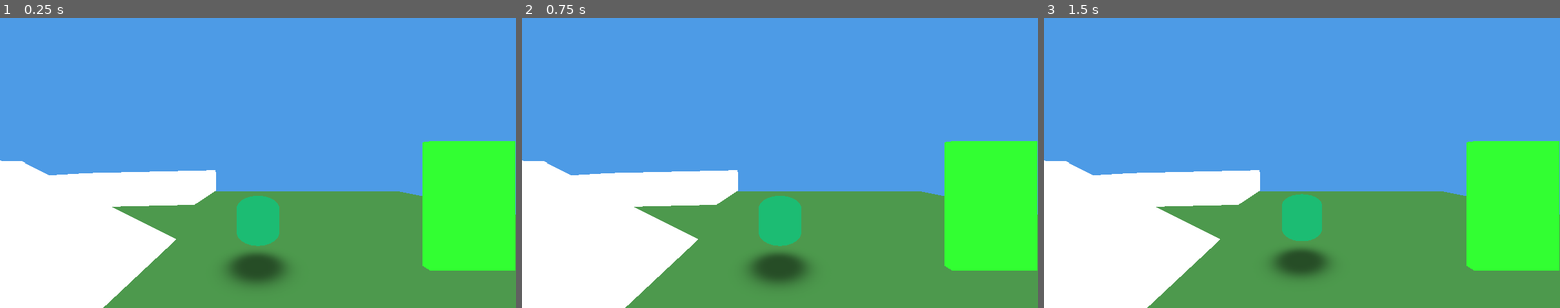
Above: before the commit, frames 1-3 (left to right).
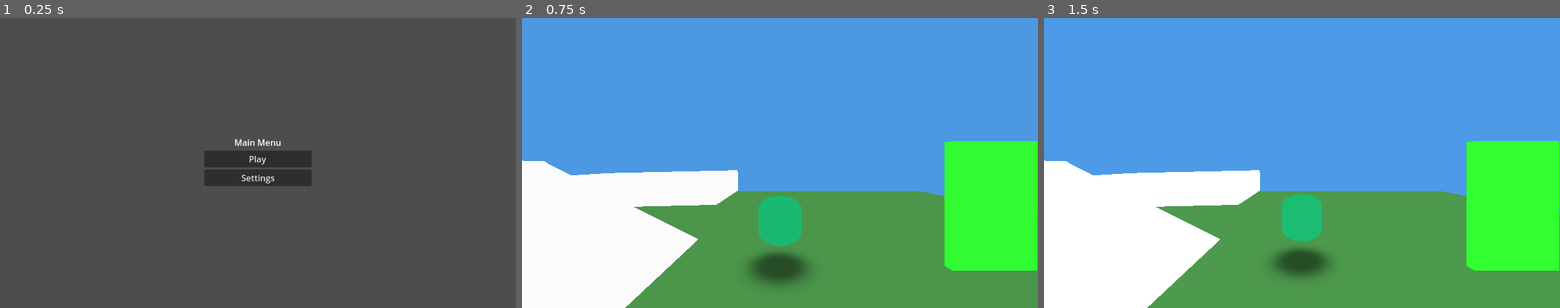
Above: after the commit, the same moments.

Repository: mcthaydt/cabaret-template
Game: Godot game, scene res://scenes/root.tscn
The game is run twice, just before and just after one commit, with the same random seed, the same clock (stepped at 60 frames per second) and the same inputs.
Inputs (mouse positions are in pixels of both pictures, inside the frame that each line leads up to):
- Up to frame 1 (0.25 s): no input
- Up to frame 2 (0.75 s): click (780, 160) at 0.5 s, where only the run after the commit has a clickable "Play"
- Up to frame 3 (1.5 s): tap Enter (ui_accept) at 1.25 s; move the mouse to (1327, 163) at 1.27 s; hold W (move_forward) from 1.28 s (still down); tap E (interact) at 1.35 s; click (1327, 163) at 1.42 s

The runs differ from the first frame. In frame 1, 100% of the frame differs, in the area x 0-100%, y 0-100%; in frame 2, less than 0.1%; in frame 3, nothing differs.

Commit message:
Ensured ECS for player detection rather than groups

Diff:
--- a/scenes/root.tscn
+++ b/scenes/root.tscn
@@ -31,7 +31,6 @@
 
 [node name="M_SceneManager" type="Node" parent="Managers"]
 script = ExtResource("8_scene_manager")
-initial_scene_id = &"exterior"
 
 [node name="ActiveSceneContainer" type="Node" parent="."]
 script = ExtResource("9_active_scene_container")
--- /dev/null
+++ b/scripts/ecs/components/c_player_tag_component.gd
@@ -0,0 +1,14 @@
+@icon("res://resources/editor_icons/component.svg")
+extends BaseECSComponent
+class_name C_PlayerTagComponent
+
+## C_PlayerTagComponent
+##
+## Lightweight tag component that marks an entity as a controllable player.
+## Used by systems and triggers (e.g., C_SceneTriggerComponent) to identify
+## the player entity via ECS rather than relying on scene groups.
+
+const COMPONENT_TYPE := StringName("C_PlayerTagComponent")
+
+func _init() -> void:
+	component_type = COMPONENT_TYPE
--- a/scripts/ecs/components/c_scene_trigger_component.gd
+++ b/scripts/ecs/components/c_scene_trigger_component.gd
@@ -20,6 +20,7 @@
 
 const U_GameplayActions := preload("res://scripts/state/actions/u_gameplay_actions.gd")
 const U_SceneRegistry := preload("res://scripts/scene_management/u_scene_registry.gd")
+const PLAYER_TAG_COMPONENT_TYPE := StringName("C_PlayerTagComponent")
 
 ## Trigger mode enum
 enum TriggerMode {
@@ -130,20 +131,16 @@
 
 ## Check if body belongs to player entity
 func _is_player(body: Node3D) -> bool:
-	# Check if body itself is in player group
-	if body.is_in_group("player"):
-		return true
-
-	# Check if body's parent is in player group (E_PlayerRoot owns Player_Body)
-	var parent := body.get_parent()
-	if parent != null and parent.is_in_group("player"):
-		return true
-
-	# Check scene owner (for instanced scenes)
-	var owner_node := body.owner
-	if owner_node != null and owner_node.is_in_group("player"):
-		return true
-	return false
+	# ECS-based detection only: resolve entity and verify it has the player tag component
+	var entity := ECS_UTILS.find_entity_root(body)
+	var mgr: M_ECSManager = get_manager()
+	if mgr == null:
+		mgr = ECS_UTILS.get_manager(self) as M_ECSManager
+	if entity == null or mgr == null:
+		return false
+
+	var comps: Dictionary = mgr.get_components_for_entity(entity)
+	return comps.has(PLAYER_TAG_COMPONENT_TYPE) and comps.get(PLAYER_TAG_COMPONENT_TYPE) != null
 
 ## Check if trigger can fire (not on cooldown)
 func _can_trigger() -> bool:
--- a/scripts/ui/main_menu.gd
+++ b/scripts/ui/main_menu.gd
@@ -28,7 +28,7 @@
 
 func _on_play_pressed() -> void:
 	if _scene_manager:
-		_scene_manager.transition_to_scene(StringName("gameplay_base"), "fade")
+		_scene_manager.transition_to_scene(StringName("exterior"), "fade")
 
 func _on_settings_pressed() -> void:
 	if _scene_manager:
--- a/templates/player_template.tscn
+++ b/templates/player_template.tscn
@@ -16,6 +16,7 @@
 [ext_resource type="Resource" uid="uid://dhkl8uuw4aeeh" path="res://resources/settings/align_default.tres" id="13_align"]
 [ext_resource type="Resource" uid="uid://bge6h6phsahy3" path="res://resources/settings/landing_indicator_default.tres" id="14_land"]
 [ext_resource type="Script" uid="uid://dt705fmg3a3jc" path="res://scripts/ecs/ecs_entity.gd" id="15_ecsentity"]
+[ext_resource type="Script" path="res://scripts/ecs/components/c_player_tag_component.gd" id="16_playertag"]
 
 [sub_resource type="CapsuleMesh" id="CapsuleMesh_6mvan"]
 
@@ -119,3 +120,6 @@
 character_body_path = NodePath("../../Player_Body")
 origin_marker_path = NodePath("../../Player_Body/HoverRays/Center")
 landing_marker_path = NodePath("../../Player_Body/Body_Mesh/GroundIndicator")
+
+[node name="C_PlayerTagComponent" type="Node" parent="Components"]
+script = ExtResource("16_playertag")
--- a/tests/integration/scene_manager/test_area_transitions.gd
+++ b/tests/integration/scene_manager/test_area_transitions.gd
@@ -13,6 +13,7 @@
 const M_STATE_STORE := preload("res://scripts/state/m_state_store.gd")
 const M_ECS_MANAGER := preload("res://scripts/managers/m_ecs_manager.gd")
 const C_SCENE_TRIGGER_COMPONENT := preload("res://scripts/ecs/components/c_scene_trigger_component.gd")
+const C_PLAYER_TAG_COMPONENT := preload("res://scripts/ecs/components/c_player_tag_component.gd")
 const U_SCENE_REGISTRY := preload("res://scripts/scene_management/u_scene_registry.gd")
 const RS_SCENE_INITIAL_STATE := preload("res://scripts/state/resources/rs_scene_initial_state.gd")
 const RS_GAMEPLAY_INITIAL_STATE := preload("res://scripts/state/resources/rs_gameplay_initial_state.gd")
@@ -149,7 +150,8 @@
 	entity.add_child(trigger)
 
 	# When: Component initializes
-	await get_tree().process_frame
+	# Wait a physics frame so trigger arms (C_SceneTriggerComponent defers arming to physics)
+	await wait_physics_frames(1)
 
 	# Then: Component should have Area3D for collision detection
 	# Note: C_SceneTriggerComponent parents the Area3D under the Door entity (Node3D)
@@ -178,11 +180,22 @@
 
 	await get_tree().process_frame
 
-	# Create player body
-	var player := CharacterBody3D.new()
-	player.name = "E_Player"
-	player.add_to_group("player")  # Ensure _is_player() detects this as the player
-	add_child_autofree(player)
+	# Create player entity with ECS tag (no groups)
+	var player_entity := Node3D.new()
+	player_entity.name = "E_Player"
+	add_child_autofree(player_entity)
+
+	var player_body := CharacterBody3D.new()
+	player_body.name = "Player_Body"
+	player_entity.add_child(player_body)
+
+	var player_tag := C_PLAYER_TAG_COMPONENT.new()
+	player_entity.add_child(player_tag)
+
+	# Allow ECS registration of the tag component
+	await get_tree().process_frame
+	# Ensure trigger is armed (requires a physics frame)
+	await wait_physics_frames(1)
 
 	# When: Player enters trigger area
 	# Area3D is parented under the entity (see component design)
@@ -190,19 +203,23 @@
 	assert_not_null(area, "TriggerArea should exist")
 
 	if area != null:
-		# Emit the body_entered signal instead of calling private method
-		area.body_entered.emit(player)
+		# Emit the body_entered signal with the player's body
+		area.body_entered.emit(player_body)
 		await wait_physics_frames(2)
 
-		# Then: Transition should be triggered
-		# (We'll check state store for transition_started)
-		var state: Dictionary = _state_store.get_state()
-		var scene_state: Dictionary = state.get("scene", {})
-		var is_transitioning: bool = scene_state.get("is_transitioning", false)
-		assert_true(is_transitioning, "Scene transition should be triggered on body enter")
+	# Then: Transition should be triggered
+	# (We'll check state store for transition_started)
+	var state: Dictionary = _state_store.get_state()
+	var scene_state: Dictionary = state.get("scene", {})
+	var is_transitioning: bool = scene_state.get("is_transitioning", false)
+	assert_true(is_transitioning, "Scene transition should be triggered on body enter")
 
 func test_interact_trigger_mode_requires_input() -> void:
-	# Given: Trigger in INTERACT mode
+	# Given: Scene with ECS manager and a trigger in INTERACT mode
+	var ecs_manager := M_ECS_MANAGER.new()
+	add_child_autofree(ecs_manager)
+	await get_tree().process_frame
+
 	var entity := Node3D.new()
 	entity.name = "E_DoorTrigger"
 	add_child_autofree(entity)
@@ -211,16 +228,26 @@
 	trigger.door_id = StringName("door_to_house")
 	trigger.target_scene_id = StringName("interior_house")
 	trigger.target_spawn_point = StringName("sp_entrance_from_exterior")
-	trigger.trigger_mode = C_SCENE_TRIGGER_COMPONENT.TriggerMode.INTERACT  # INTERACT mode
+	trigger.trigger_mode = C_SCENE_TRIGGER_COMPONENT.TriggerMode.INTERACT # INTERACT mode
 	entity.add_child(trigger)
 
-	await get_tree().process_frame
-
-	# Create player body
-	var player := CharacterBody3D.new()
-	player.name = "E_Player"
-	player.add_to_group("player")  # Ensure _is_player() detects this as the player
-	add_child_autofree(player)
+	# Wait a physics frame so trigger arms (C_SceneTriggerComponent defers arming to physics)
+	await wait_physics_frames(1)
+
+	# Create player entity with ECS tag (no groups)
+	var player_entity := Node3D.new()
+	player_entity.name = "E_Player"
+	add_child_autofree(player_entity)
+
+	var player_body := CharacterBody3D.new()
+	player_body.name = "Player_Body"
+	player_entity.add_child(player_body)
+
+	var player_tag := C_PLAYER_TAG_COMPONENT.new()
+	player_entity.add_child(player_tag)
+
+	# Allow ECS registration of the tag component
+	await get_tree().process_frame
 
 	# When: Player enters trigger area (without pressing interact)
 	# Area3D is parented under the entity (see component design)
@@ -228,21 +255,21 @@
 	assert_not_null(area, "TriggerArea should exist")
 
 	if area != null:
-		area.body_entered.emit(player)
+		area.body_entered.emit(player_body)
 		await wait_physics_frames(2)
 
-		# Then: Should NOT auto-trigger (is_player_in_zone should be true but no transition)
-		assert_true(trigger.is_player_in_zone(), "Player should be detected in zone")
-
-		# And: When trigger_interact() is called manually
-		trigger.trigger_interact()
-		await wait_physics_frames(2)
-
-		# Then: Transition should be triggered
-		var state: Dictionary = _state_store.get_state()
-		var scene_state: Dictionary = state.get("scene", {})
-		var is_transitioning: bool = scene_state.get("is_transitioning", false)
-		assert_true(is_transitioning, "Scene transition should be triggered after manual interact")
+	# Then: Should NOT auto-trigger (is_player_in_zone should be true but no transition)
+	assert_true(trigger.is_player_in_zone(), "Player should be detected in zone")
+
+	# And: When trigger_interact() is called manually
+	trigger.trigger_interact()
+	await wait_physics_frames(2)
+
+	# Then: Transition should be triggered
+	var state: Dictionary = _state_store.get_state()
+	var scene_state: Dictionary = state.get("scene", {})
+	var is_transitioning: bool = scene_state.get("is_transitioning", false)
+	assert_true(is_transitioning, "Scene transition should be triggered after manual interact")
 
 func test_area_state_persists_across_transitions() -> void:
 	# Given: Gameplay state with test data
@@ -294,7 +321,7 @@
 
 	# When: Trigger transition to interior via scene manager
 	_scene_manager.transition_to_scene(StringName("interior_house"), "instant", _scene_manager.Priority.HIGH)
-	await wait_physics_frames(4)  # Wait for transition to complete
+	await wait_physics_frames(4) # Wait for transition to complete
 
 	# Then: Interior scene should be loaded in ActiveSceneContainer
 	assert_eq(_active_scene_container.get_child_count(), 1, "ActiveSceneContainer should have 1 child")
@@ -333,7 +360,7 @@
 
 	# When: Trigger transition to exterior via scene manager
 	_scene_manager.transition_to_scene(StringName("exterior"), "instant", _scene_manager.Priority.HIGH)
-	await wait_physics_frames(4)  # Wait for transition to complete
+	await wait_physics_frames(4) # Wait for transition to complete
 
 	# Then: Exterior scene should be loaded in ActiveSceneContainer
 	assert_eq(_active_scene_container.get_child_count(), 1, "ActiveSceneContainer should have 1 child")
Not shown: 1 places in templates/player_template.tscn that only renumber resources
